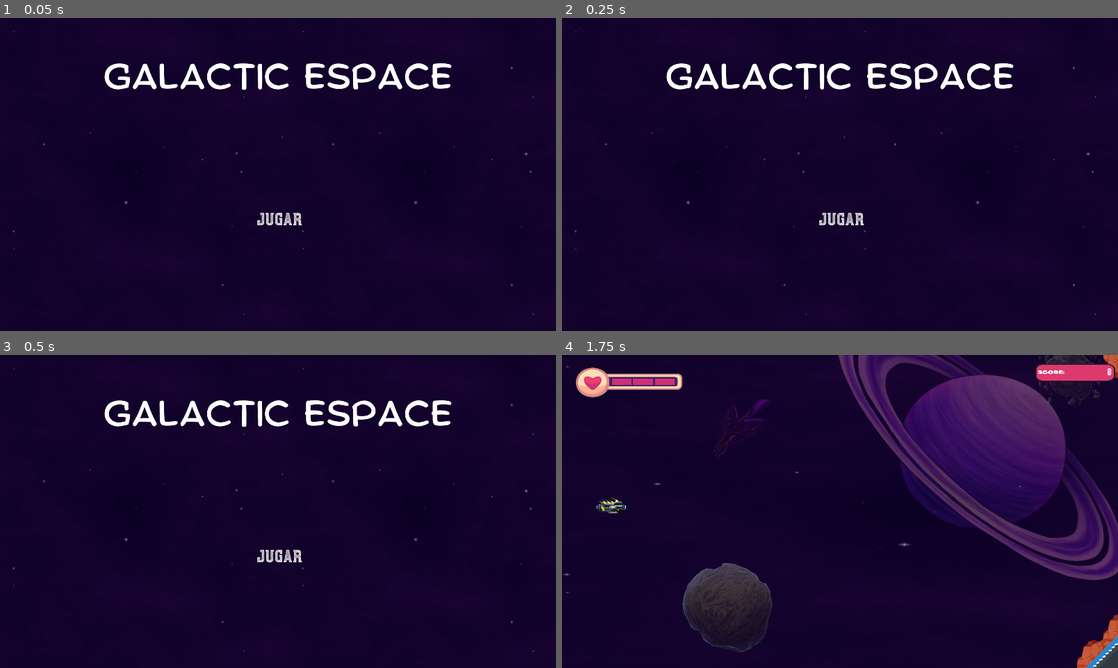
Above: before the commit, frames 1-4 (two rows, left to right).
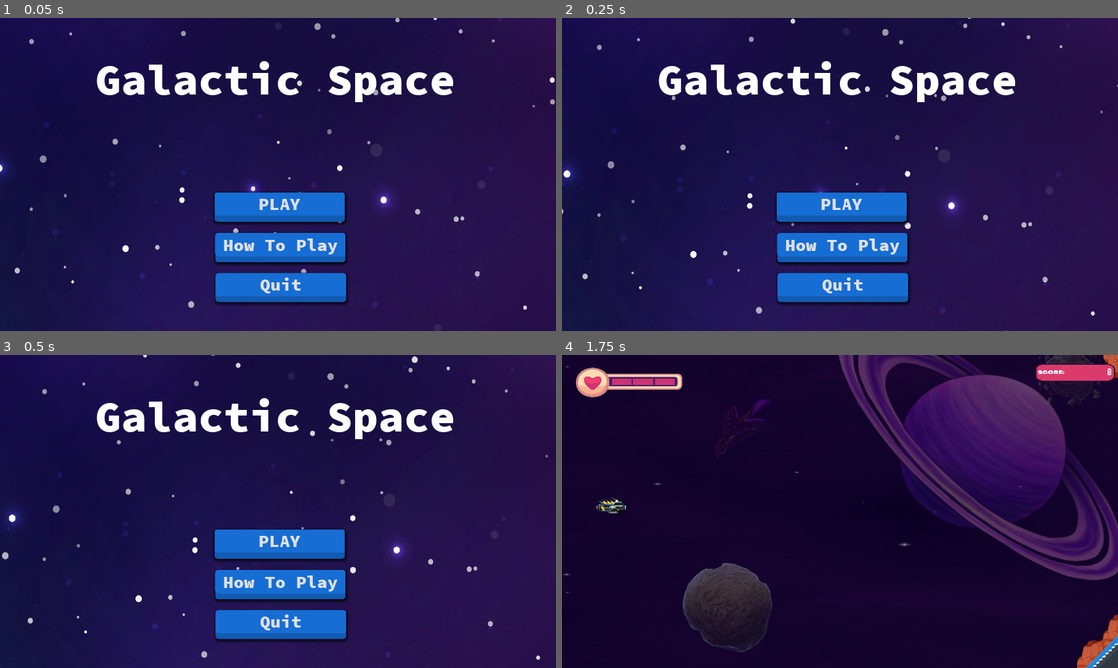
Above: after the commit, the same moments.

Repository: Jhon-Acevedo/Galactic_Escape
Game: Godot game, scene res://Scenes/PantallaPrincipal.tscn
The game is run twice, just before and just after one commit, with the same random seed, the same clock (stepped at 60 frames per second) and the same inputs.
Inputs (mouse positions are in pixels of both pictures, inside the frame that each line leads up to):
- Up to frame 1 (0.05 s): no input
- Up to frame 2 (0.25 s): no input
- Up to frame 3 (0.5 s): no input
- Up to frame 4 (1.75 s): click (840, 583) at 0.5 s, where only the run after the commit has a clickable "How To Play"; click (840, 558) at 1.25 s, where only the run before the commit has a clickable "JUGAR"

The runs differ from the first frame. In frame 1, 75% of the frame differs, in the area x 0-100%, y 0-100%; in frame 2, 74%; in frame 3, 74%; in frame 4, nothing differs.

Commit message:
Change UI init scene

Diff:
--- a/Assets/fonts/Presets/kubica.tres
+++ b/Assets/fonts/Presets/kubica.tres
@@ -3,5 +3,5 @@
 [ext_resource path="res://Assets/fonts/Kubika Font/Kubika Rough.ttf" type="DynamicFontData" id=1]
 
 [resource]
-size = 70
+size = 59
 font_data = ExtResource( 1 )
--- /dev/null
+++ b/MyAssets/Fonts/Godot-Fontpack-master/fonts/architect-s-daughter/ArchitectsDaughter32.tres
@@ -0,0 +1,8 @@
+[gd_resource type="DynamicFont" load_steps=2 format=2]
+
+[ext_resource path="res://fonts/architect-s-daughter/ArchitectsDaughter.ttf" type="DynamicFontData" id=1]
+
+[resource]
+
+size = 32
+font_data = ExtResource( 1 )
--- /dev/null
+++ b/MyAssets/Fonts/Godot-Fontpack-master/fonts/cmu-typewriter/Typewriter.tres
@@ -0,0 +1,8 @@
+[gd_resource type="DynamicFont" load_steps=2 format=2]
+
+[ext_resource path="res://fonts/cmu-typewriter/Typewriter/cmuntt.ttf" type="DynamicFontData" id=1]
+
+[resource]
+
+size = 32
+font_data = ExtResource( 1 )
--- /dev/null
+++ b/MyAssets/Fonts/Godot-Fontpack-master/fonts/connection_ii/ConnectionII.tres
@@ -0,0 +1,7 @@
+[gd_resource type="DynamicFont" load_steps=2 format=2]
+
+[ext_resource path="res://fonts/connection_ii/ConnectionII.otf" type="DynamicFontData" id=1]
+
+[resource]
+size = 33
+font_data = ExtResource( 1 )
--- /dev/null
+++ b/MyAssets/Fonts/Godot-Fontpack-master/fonts/droid-sans/DroidSans.tres
@@ -0,0 +1,8 @@
+[gd_resource type="DynamicFont" load_steps=2 format=2]
+
+[ext_resource path="res://fonts/droid-sans/DroidSans.ttf" type="DynamicFontData" id=1]
+
+[resource]
+
+size = 32
+font_data = ExtResource( 1 )
--- /dev/null
+++ b/MyAssets/Fonts/Godot-Fontpack-master/fonts/kirifont/Kirifont.tres
@@ -0,0 +1,10 @@
+[gd_resource type="DynamicFont" load_steps=2 format=2]
+
+[ext_resource path="res://fonts/kirifont/KiriFont.otf" type="DynamicFontData" id=1]
+
+[resource]
+
+size = 32
+extra_spacing_top = -5
+extra_spacing_bottom = -20
+font_data = ExtResource( 1 )
--- /dev/null
+++ b/MyAssets/Fonts/Godot-Fontpack-master/fonts/linux-libertine/LinuxLibertine.tres
@@ -0,0 +1,5 @@
+[gd_resource type="DynamicFontData" format=2]
+
+[resource]
+
+font_path = "res://fonts/linux-libertine/LinLibertine_5.3.0_2012_07_02/LinLibertineOTF_5.3.0_2012_07_02/LinLibertine_R.otf"
--- /dev/null
+++ b/MyAssets/Fonts/Godot-Fontpack-master/fonts/montreal/Montreal.tres
@@ -0,0 +1,8 @@
+[gd_resource type="DynamicFont" load_steps=2 format=2]
+
+[ext_resource path="res://fonts/montreal/Montreal-Regular.ttf" type="DynamicFontData" id=1]
+
+[resource]
+
+size = 32
+font_data = ExtResource( 1 )
--- /dev/null
+++ b/MyAssets/Fonts/Godot-Fontpack-master/fonts/poco/Poco.tres
@@ -0,0 +1,11 @@
+[gd_resource type="DynamicFont" load_steps=2 format=2]
+
+[ext_resource path="res://fonts/poco/Poco.ttf" type="DynamicFontData" id=1]
+
+[resource]
+
+size = 40
+use_mipmaps = true
+extra_spacing_top = -18
+extra_spacing_bottom = 2
+font_data = ExtResource( 1 )
--- /dev/null
+++ b/MyAssets/Fonts/Godot-Fontpack-master/fonts/source-code-pro/SourceCodePro.tres
@@ -0,0 +1,8 @@
+[gd_resource type="DynamicFont" load_steps=2 format=2]
+
+[ext_resource path="res://fonts/source-code-pro/source-code-pro-2.010R-ro-1.030R-it/TTF/SourceCodePro-Regular.ttf" type="DynamicFontData" id=1]
+
+[resource]
+
+size = 32
+font_data = ExtResource( 1 )
--- /dev/null
+++ b/MyAssets/Fonts/Godot-Fontpack-master/fonts/xolonium/Xolonium.tres
@@ -0,0 +1,8 @@
+[gd_resource type="DynamicFont" load_steps=2 format=2]
+
+[ext_resource path="res://fonts/xolonium/xolonium-fonts-4.1/ttf/Xolonium-Regular.ttf" type="DynamicFontData" id=1]
+
+[resource]
+
+size = 32
+font_data = ExtResource( 1 )
--- /dev/null
+++ b/MyAssets/UI/Buttons/PantallaPrincipal.tres
@@ -0,0 +1,28 @@
+[gd_resource type="Theme" load_steps=3 format=2]
+
+[sub_resource type="StyleBoxFlat" id=6]
+bg_color = Color( 0.862745, 0.227451, 0.427451, 1 )
+border_width_bottom = 20
+border_color = Color( 0.717647, 0.192157, 0.356863, 1 )
+corner_radius_top_left = 10
+corner_radius_top_right = 10
+corner_radius_bottom_right = 10
+corner_radius_bottom_left = 10
+shadow_size = 10
+shadow_offset = Vector2( 2, 5 )
+
+[sub_resource type="StyleBoxFlat" id=4]
+bg_color = Color( 0.0862745, 0.427451, 0.831373, 1 )
+border_width_bottom = 20
+border_color = Color( 0.0705882, 0.356863, 0.698039, 1 )
+corner_radius_top_left = 10
+corner_radius_top_right = 10
+corner_radius_bottom_right = 10
+corner_radius_bottom_left = 10
+shadow_size = 10
+shadow_offset = Vector2( 2, 5 )
+
+[resource]
+Button/styles/hover = SubResource( 6 )
+Button/styles/normal = SubResource( 4 )
+Button/styles/pressed = SubResource( 6 )
--- a/Scenes/PantallaPrincipal.tscn
+++ b/Scenes/PantallaPrincipal.tscn
@@ -1,8 +1,27 @@
-[gd_scene load_steps=4 format=2]
+[gd_scene load_steps=11 format=2]
 
 [ext_resource path="res://Scripts/PantallaPrincipal.gd" type="Script" id=1]
-[ext_resource path="res://MyAssets/Fondo2.jpg" type="Texture" id=2]
-[ext_resource path="res://Assets/fonts/Presets/kubica.tres" type="DynamicFont" id=4]
+[ext_resource path="res://MyAssets/Fonts/Godot-Fontpack-master/fonts/source-code-pro/source-code-pro-2.010R-ro-1.030R-it/TTF/SourceCodePro-Black.ttf" type="DynamicFontData" id=2]
+[ext_resource path="res://MyAssets/Sonidos/start_music.mp3" type="AudioStream" id=3]
+[ext_resource path="res://Scenes/ParallaxBack.tscn" type="PackedScene" id=4]
+[ext_resource path="res://MyAssets/new_backgroudn.jpg" type="Texture" id=5]
+[ext_resource path="res://MyAssets/UI/Buttons/PantallaPrincipal.tres" type="Theme" id=6]
+
+[sub_resource type="DynamicFont" id=2]
+size = 150
+font_data = ExtResource( 2 )
+
+[sub_resource type="DynamicFont" id=3]
+size = 60
+font_data = ExtResource( 2 )
+
+[sub_resource type="DynamicFont" id=4]
+size = 60
+font_data = ExtResource( 2 )
+
+[sub_resource type="DynamicFont" id=5]
+size = 60
+font_data = ExtResource( 2 )
 
 [node name="PantallaPrincipal" type="Control"]
 anchor_right = 1.0
@@ -14,31 +33,70 @@
 anchor_bottom = 1.0
 
 [node name="BG" type="TextureRect" parent="Fondo"]
+visible = false
 anchor_right = 1.0
 anchor_bottom = 1.0
-texture = ExtResource( 2 )
+margin_right = 3081.0
+margin_bottom = 2254.0
+texture = ExtResource( 5 )
 
-[node name="Menu" type="Control" parent="."]
+[node name="Sprite" type="Sprite" parent="Fondo"]
+visible = false
+position = Vector2( 922, 560 )
+scale = Vector2( 0.421516, 0.380324 )
+texture = ExtResource( 5 )
+
+[node name="Start_Music" type="AudioStreamPlayer" parent="."]
+stream = ExtResource( 3 )
+volume_db = -13.983
+autoplay = true
+
+[node name="Label" type="Label" parent="."]
+margin_left = 328.0
+margin_top = 115.0
+margin_right = 1629.0
+margin_bottom = 430.0
+custom_fonts/font = SubResource( 2 )
+text = "Galactic Space"
+
+[node name="Control" type="Control" parent="."]
+margin_left = 41.0
+margin_top = 432.0
+margin_right = 1899.0
+margin_bottom = 1052.0
+
+[node name="Play" type="Button" parent="Control"]
 anchor_left = 0.5
-anchor_top = 0.5
+anchor_top = 1.0
 anchor_right = 0.5
-anchor_bottom = 0.5
-margin_left = -197.5
-margin_top = -60.5
-margin_right = 197.5
-margin_bottom = 60.5
+anchor_bottom = 1.0
+margin_left = -229.0
+margin_top = -450.0
+margin_right = 221.0
+margin_bottom = -350.0
+theme = ExtResource( 6 )
+custom_fonts/font = SubResource( 3 )
+text = "PLAY"
 
-[node name="Jugar" type="Button" parent="Menu"]
-anchor_left = 0.5
-anchor_top = 0.5
-anchor_right = 0.5
-anchor_bottom = 0.5
-margin_left = -80.0
-margin_top = 120.0
-margin_right = 92.0
-margin_bottom = 197.0
-custom_fonts/font = ExtResource( 4 )
-text = "JUGAR"
-flat = true
+[node name="Htp" type="Button" parent="Control"]
+margin_left = 702.0
+margin_top = 310.0
+margin_right = 1152.0
+margin_bottom = 410.0
+theme = ExtResource( 6 )
+custom_fonts/font = SubResource( 4 )
+text = "How To Play"
 
-[connection signal="pressed" from="Menu/Jugar" to="." method="_on_Jugar_pressed"]
+[node name="Quit" type="Button" parent="Control"]
+margin_left = 704.0
+margin_top = 448.0
+margin_right = 1154.0
+margin_bottom = 548.0
+theme = ExtResource( 6 )
+custom_fonts/font = SubResource( 5 )
+text = "Quit"
+
+[node name="ParallaxBackground" parent="." instance=ExtResource( 4 )]
+
+[connection signal="pressed" from="Control/Play" to="." method="_on_Play_pressed"]
+[connection signal="pressed" from="Control/Quit" to="." method="_on_Quit_pressed"]
--- /dev/null
+++ b/Scenes/ParallaxBack.tscn
@@ -0,0 +1,15 @@
+[gd_scene load_steps=3 format=2]
+
+[ext_resource path="res://MyAssets/new_backgroudn.jpg" type="Texture" id=1]
+[ext_resource path="res://Scripts/Home/Inicio.gd" type="Script" id=2]
+
+[node name="ParallaxBackground" type="ParallaxBackground"]
+script = ExtResource( 2 )
+
+[node name="ParallaxLayer" type="ParallaxLayer" parent="."]
+motion_mirroring = Vector2( 1000, 1000 )
+
+[node name="Sprite" type="Sprite" parent="ParallaxLayer"]
+position = Vector2( 1245, 593 )
+scale = Vector2( 0.902667, 0.982154 )
+texture = ExtResource( 1 )
--- /dev/null
+++ b/Scripts/Home/Inicio.gd
@@ -0,0 +1,7 @@
+extends ParallaxBackground
+
+var DIR = Vector2(1,1)
+var speed = 100
+
+func _physics_process(delta):
+	scroll_base_offset += DIR * speed * delta
--- a/Scripts/PantallaPrincipal.gd
+++ b/Scripts/PantallaPrincipal.gd
@@ -1,4 +1,8 @@
 extends Control
 
-func _on_Jugar_pressed():
+func _on_Play_pressed():
 	get_tree().change_scene("res://Scenes/Nivel1.tscn")
+
+
+func _on_Quit_pressed():
+	get_tree().quit()
Not shown, added: MyAssets/Fonts/Godot-Fontpack-master/fonts/architect-s-daughter/Architects Daughter SIL OFL Font License.txt
Binary file added: MyAssets/Fonts/Godot-Fontpack-master/fonts/architect-s-daughter/ArchitectsDaughter.ttf
Not shown, added: MyAssets/Fonts/Godot-Fontpack-master/fonts/cmu-typewriter/Typewriter/OFL-FAQ.txt
Not shown, added: MyAssets/Fonts/Godot-Fontpack-master/fonts/cmu-typewriter/Typewriter/OFL.txt
Not shown, added: MyAssets/Fonts/Godot-Fontpack-master/fonts/cmu-typewriter/Typewriter/README.txt
Binary file added: MyAssets/Fonts/Godot-Fontpack-master/fonts/cmu-typewriter/Typewriter/cmunit.ttf
Binary file added: MyAssets/Fonts/Godot-Fontpack-master/fonts/cmu-typewriter/Typewriter/cmuntb.ttf
Binary file added: MyAssets/Fonts/Godot-Fontpack-master/fonts/cmu-typewriter/Typewriter/cmuntt.ttf
Binary file added: MyAssets/Fonts/Godot-Fontpack-master/fonts/cmu-typewriter/Typewriter/cmuntx.ttf
Binary file added: MyAssets/Fonts/Godot-Fontpack-master/fonts/connection/Connection.otf
Binary file added: MyAssets/Fonts/Godot-Fontpack-master/fonts/connection/ConnectionBold.otf
Not shown, added: MyAssets/Fonts/Godot-Fontpack-master/fonts/connection/SIL Open Font License.txt
(and 61 more such lines)
